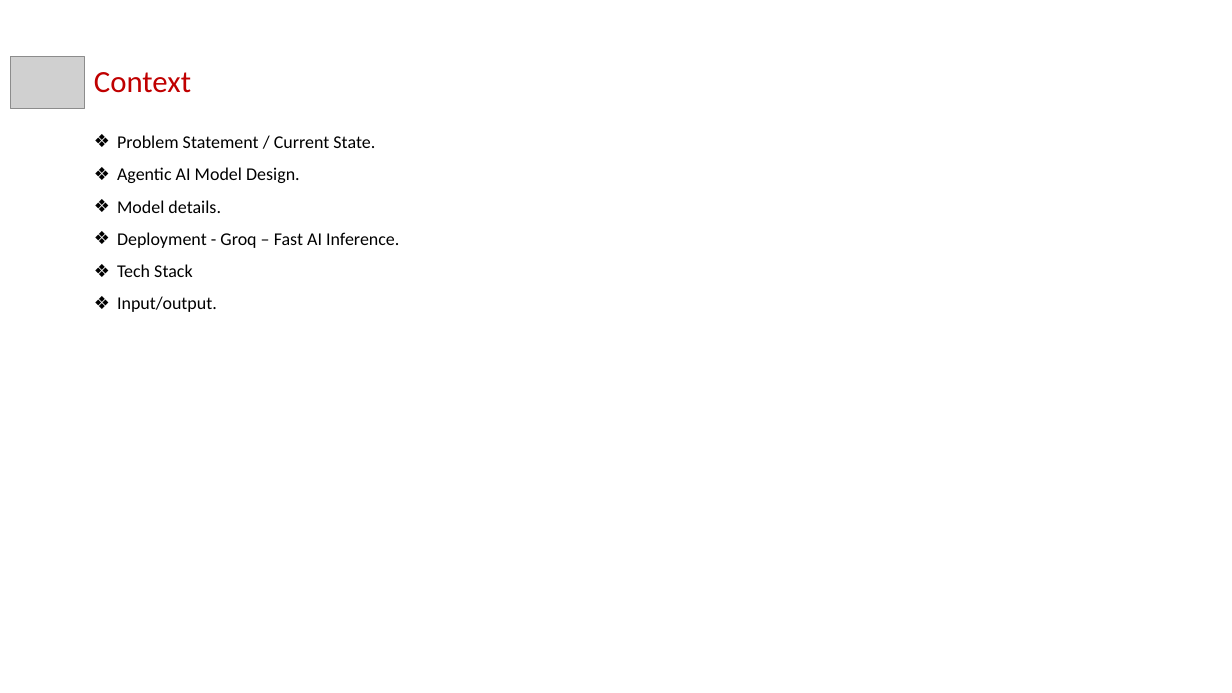
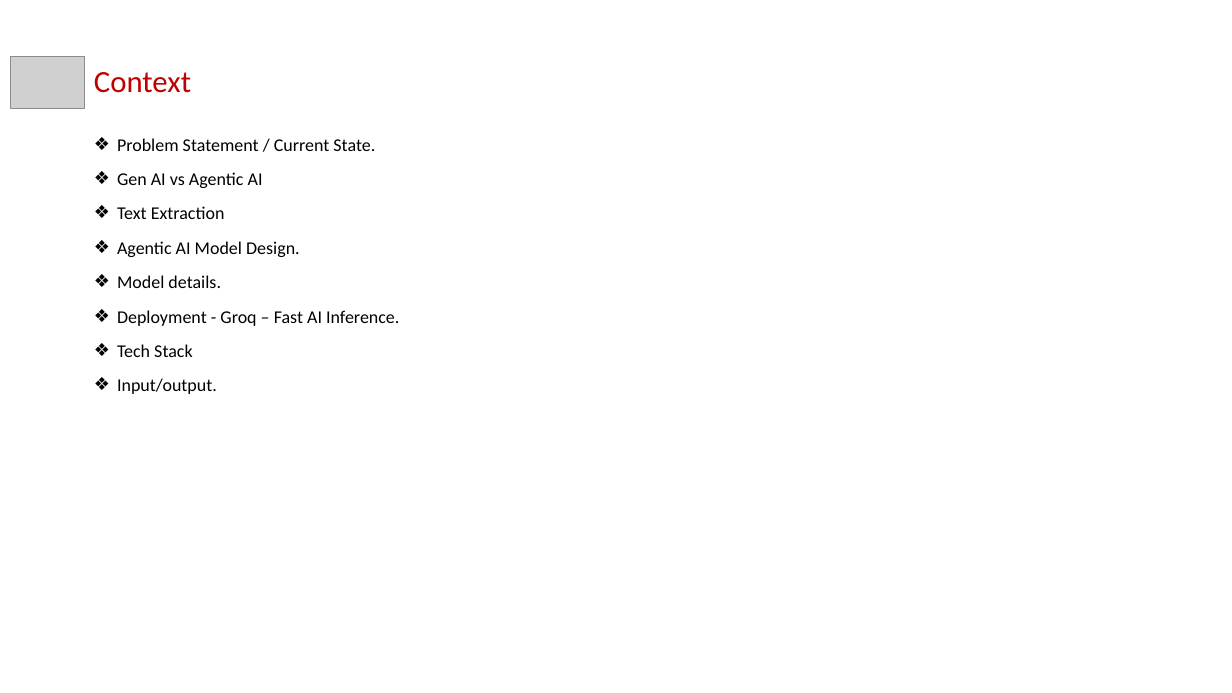
Before and after one commit to ewfx/gaied-ai-anywhere, a slide deck: slide 2 of artifacts/demo/Agentic_AI_EmailClassification.pptx. Drawn at 1232x693 pixels with LibreOffice and Linux fonts; fonts in the diff are those of the drawing; grey boxes stand for pictures. Boxes give left, top, right and bottom in pixels: in the first picture for what was removed or moved away, otherwise in the second. Text is boxed around its words. In the diff, an @@ line names an element or a change of style, - is before the commit and + after.

```diff
--- a/artifacts/demo/Agentic_AI_EmailClassification.pptx
+++ b/artifacts/demo/Agentic_AI_EmailClassification.pptx
@@ text at (x1=117, y1=138, x2=399, y2=394): line spacing 0.9 to 1; less space between paragraphs @@
@@ text at (x1=117, y1=172, x2=263, y2=219): paragraphs added @@
+❖ Gen AI vs Agentic AI
+❖ Text Extraction
```
Also in this commit, not shown: 6 other slides changed, 3 slides added, 1 slide removed.
